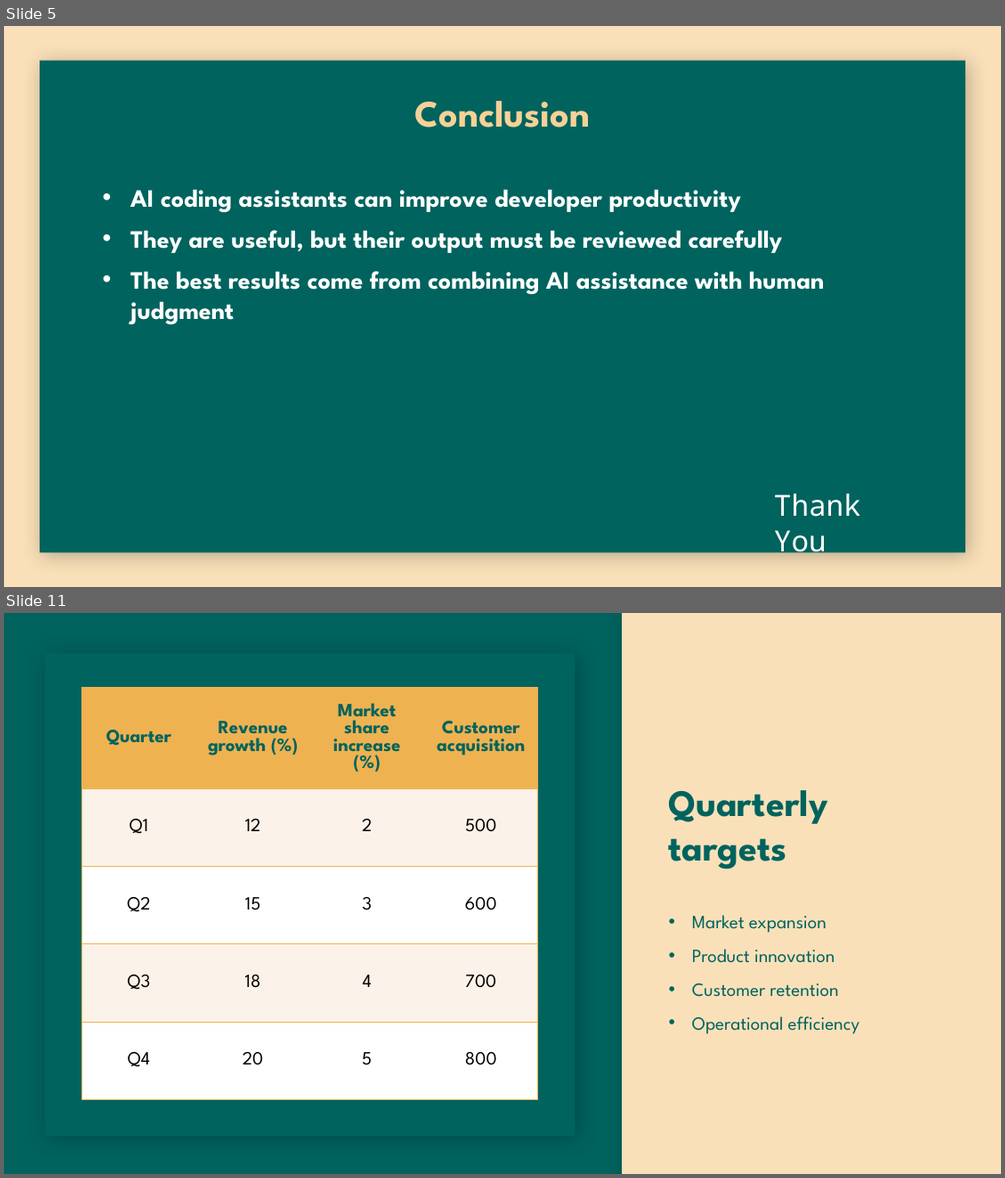
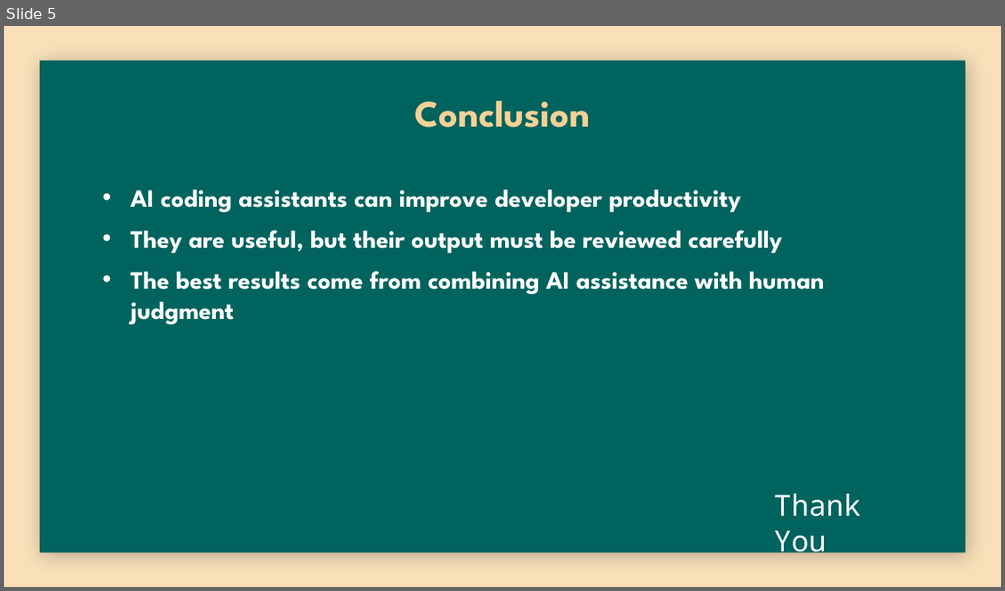
Before and after one commit to mrmohdjbr/ai-coding-assistants-project, a slide deck: How AI Coding Assistants Are Changing Software Development.pptx. Shown one above the other, each under a label of ours: slides 5 and 11 before the commit, slide 5 after it; the slides between them are not shown. The pictures are 1005x1178 and 1005x591 pixels, drawn with LibreOffice and Linux fonts; fonts in the diff are those of the drawing; background and template pictures are left out. Boxes give left, top, right and bottom in pixels: in the first picture for what was removed or moved away, otherwise in the second. Text is boxed around its words. In the diff, an @@ line names an element or a change of style, - is before the commit and + after.

```diff
--- a/How AI Coding Assistants Are Changing Software Development.pptx
+++ b/How AI Coding Assistants Are Changing Software Development.pptx
@@ slide 11 removed at (4,613,1001,1174), background #00635D @@
@@ rectangle removed at (622,613,1001,1174) @@
@@ rectangle removed at (45,653,575,1135) @@
@@ table removed at (81,687,536,1099), 5 rows, 4 columns @@
-Quarter | Revenue growth (%) | Market share increase (%) | Customer acquisition
-Q1 | 12 | 2 | 500
-Q2 | 15 | 3 | 600
-Q3 | 18 | 4 | 700
-Q4 | 20 | 5 | 800
@@ title removed at (669,790,828,869) @@
-Quarterly
-targets
@@ text removed at (692,915,859,1034) @@
-• Market expansion
-• Product innovation
-• Customer retention
-• Operational efficiency
```
Also in this commit, not shown: 9 other slides removed.
